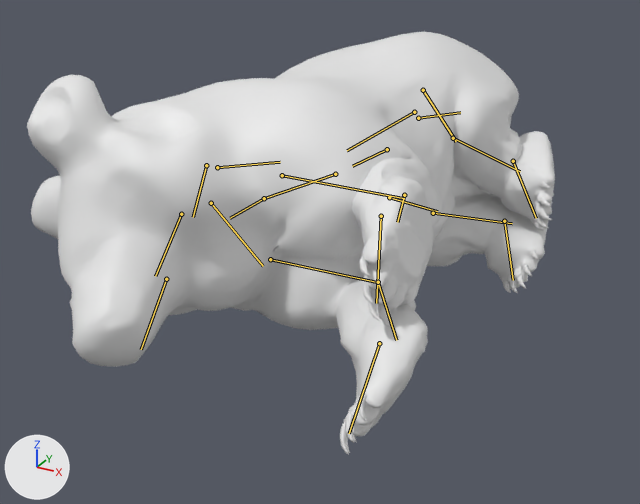
What one commit did to the glTF model 42/media/models_X/Skinned/NCBearCubGen.glb.
One viewpoint serves both versions: a 50 mm camera at (0.423, -1.017, 0.59) aimed at (-0.117, -0.036, 0.099). The lights are fixed; the arrows at lower left show +X, +Y and +Z. The picture after the commit comes second. Both versions are drawn at frame 34 of the action 'DeerStag_Death'; the numbers are the values there. The bones that change, and the others that lie on the model, are drawn over the model as lines.

Objects in the first picture: 'NCBearCub'.
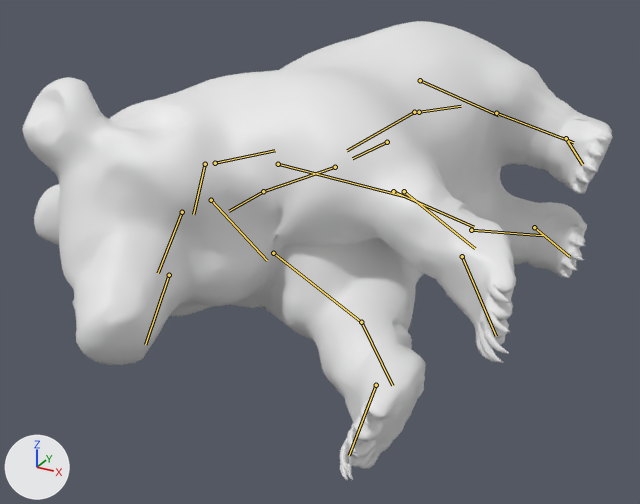
What changed in the scene script:
```text
Change bone_bip01_pelvis:
    where bone_bip01_pelvis = bpy.data.objects['Rig'].pose.bones['Bip01_Pelvis']  # child of 'Bip01'
    bone_bip01_pelvis.location: (-0.121, -0.011, 0.115) -> (-0.121, -0.01, 0.103)
    bone_bip01_pelvis.rotation_quaternion: (0.794, 0.011, 0.606, 0.046) -> (0.773, 0.011, 0.632, 0.049)  # degrees (15, 74, 18) -> degrees (21, 78, 24)
Change bone_bip01_l_thigh:
    where bone_bip01_l_thigh = bpy.data.objects['Rig'].pose.bones['Bip01_L_Thigh']  # child of 'Bip01_Pelvis'
    bone_bip01_l_thigh.rotation_quaternion: (0.969, -0.223, -0.07, 0.074) -> (0.996, 0.035, -0.086, 0.017)  # degrees (-26, -6, 10) -> degrees (4, -10, 2)
Change bone_bip01_l_calf:
    where bone_bip01_l_calf = bpy.data.objects['Rig'].pose.bones['Bip01_L_Calf']  # child of 'Bip01_L_Thigh'
    bone_bip01_l_calf.rotation_quaternion: (0.943, 0.331, -0.002, 0.031) -> (1.0, -0.003, 0.0, 0.0)  # degrees (39, -1, 3) -> degrees (0, 0, 0)
Change bone_bip01_l_foot:
    where bone_bip01_l_foot = bpy.data.objects['Rig'].pose.bones['Bip01_L_Foot']  # child of 'Bip01_L_Calf'
    bone_bip01_l_foot.rotation_quaternion: (0.954, 0.117, 0.275, 0.011) -> (0.999, 0.05, -0.012, -0.01)  # degrees (16, 32, 6) -> degrees (6, -1, -1)
Change bone_bip01_r_thigh:
    where bone_bip01_r_thigh = bpy.data.objects['Rig'].pose.bones['Bip01_R_Thigh']  # child of 'Bip01_Pelvis'
    bone_bip01_r_thigh.rotation_quaternion: (0.957, -0.196, -0.118, -0.179) -> (0.989, 0.131, -0.056, -0.03)  # degrees (-20, -17, -18) -> degrees (15, -6, -4)
Change bone_bip01_r_calf:
    where bone_bip01_r_calf = bpy.data.objects['Rig'].pose.bones['Bip01_R_Calf']  # child of 'Bip01_R_Thigh'
    bone_bip01_r_calf.rotation_quaternion: (0.973, 0.23, 0.001, -0.022) -> (1.0, -0.002, 0.0, 0.0)  # degrees (27, 1, -2) -> degrees (0, 0, 0)
Change bone_bip01_r_foot:
    where bone_bip01_r_foot = bpy.data.objects['Rig'].pose.bones['Bip01_R_Foot']  # child of 'Bip01_R_Calf'
    bone_bip01_r_foot.rotation_quaternion: (0.915, 0.006, -0.104, 0.389) -> (0.997, 0.081, 0.009, 0.014)  # degrees (-4, -11, 46) -> degrees (9, 1, 2)
Change bone_bip01_spine1:
    where bone_bip01_spine1 = bpy.data.objects['Rig'].pose.bones['Bip01_Spine1']  # child of 'Bip01_Spine'
    bone_bip01_spine1.rotation_quaternion: (0.999, 0.017, -0.017, -0.031) -> (0.999, 0.019, -0.009, -0.029)  # degrees (2, -2, -4) -> degrees (2, -1, -3)
Change bone_bip01_l_upperarm:
    where bone_bip01_l_upperarm = bpy.data.objects['Rig'].pose.bones['Bip01_L_UpperArm']  # child of 'Bip01_L_Clavicle'
    bone_bip01_l_upperarm.rotation_quaternion: (0.936, 0.291, -0.196, -0.014) -> (0.988, 0.096, 0.117, 0.018)  # degrees (36, -21, -9) -> degrees (11, 13, 3)
Change bone_bip01_l_forearm:
    where bone_bip01_l_forearm = bpy.data.objects['Rig'].pose.bones['Bip01_L_Forearm']  # child of 'Bip01_L_UpperArm'
    bone_bip01_l_forearm.rotation_quaternion: (0.773, -0.618, 0.008, 0.14) -> (1.0, -0.015, 0.0, 0.003)  # degrees (-76, 11, 12) -> degrees (-2, 0, 0)
Change bone_bip01_l_hand:
    where bone_bip01_l_hand = bpy.data.objects['Rig'].pose.bones['Bip01_L_Hand']  # child of 'Bip01_L_Forearm'
    bone_bip01_l_hand.rotation_quaternion: (0.777, 0.549, 0.146, 0.27) -> (0.976, 0.196, 0.018, -0.091)  # degrees (69, -4, 36) -> degrees (22, 4, -10)
Change bone_bip01_r_upperarm:
    where bone_bip01_r_upperarm = bpy.data.objects['Rig'].pose.bones['Bip01_R_UpperArm']  # child of 'Bip01_R_Clavicle'
    bone_bip01_r_upperarm.rotation_quaternion: (0.962, -0.094, 0.159, -0.199) -> (0.972, -0.23, 0.051, 0.019)  # degrees (-15, 16, -25) -> degrees (-27, 6, 1)
Change bone_bip01_r_forearm:
    where bone_bip01_r_forearm = bpy.data.objects['Rig'].pose.bones['Bip01_R_Forearm']  # child of 'Bip01_R_UpperArm'
    bone_bip01_r_forearm.rotation_quaternion: (0.975, -0.215, -0.003, -0.049) -> (1.0, -0.024, 0.0, -0.006)  # degrees (-25, -2, -5) -> degrees (-3, 0, -1)
Change bone_bip01_r_hand:
    where bone_bip01_r_hand = bpy.data.objects['Rig'].pose.bones['Bip01_R_Hand']  # child of 'Bip01_R_Forearm'
    bone_bip01_r_hand.rotation_quaternion: (0.937, 0.172, -0.261, 0.154) -> (0.983, 0.167, -0.017, 0.079)  # degrees (17, -33, 14) -> degrees (19, -3, 9)
```

Where the change shows, as pixel boxes (x1, y1, x2, y2) in the pictures (640 x 504 px):
'NCBearCub', posed (12% wider, 9% taller)
    before: (27, 32, 555, 454)
    after: (22, 21, 612, 481)
bone 'Bip01_Pelvis', root to tip
    before: (387, 149) to (352, 166)
    after: (387, 142) to (352, 158)
bone 'Bip01_L_Thigh', root to tip
    before: (423, 90) to (456, 141)
    after: (420, 80) to (498, 115)
bone 'Bip01_L_Calf', root to tip
    before: (453, 138) to (520, 171)
    after: (496, 113) to (573, 142)
bone 'Bip01_L_Foot', root to tip
    before: (513, 161) to (536, 218)
    after: (566, 138) to (582, 164)
bone 'Bip01_R_Thigh', root to tip
    before: (389, 197) to (437, 211)
    after: (393, 191) to (474, 227)
bone 'Bip01_R_Calf', root to tip
    before: (433, 213) to (512, 223)
    after: (471, 230) to (542, 235)
bone 'Bip01_R_Foot', root to tip
    before: (504, 221) to (513, 280)
    after: (534, 227) to (569, 256)
bone 'Bip01_Spine1', root to tip
    before: (264, 198) to (230, 218)
    after: (263, 191) to (229, 211)
bone 'Bip01_L_UpperArm', root to tip
    before: (282, 175) to (404, 198)
    after: (278, 164) to (403, 196)
bone 'Bip01_L_Forearm', root to tip
    before: (404, 195) to (397, 222)
    after: (404, 191) to (475, 248)
bone 'Bip01_L_Hand', root to tip
    before: (381, 216) to (376, 303)
    after: (462, 256) to (496, 336)
bone 'Bip01_R_UpperArm', root to tip
    before: (270, 259) to (376, 282)
    after: (273, 253) to (360, 321)
bone 'Bip01_R_Forearm', root to tip
    before: (378, 282) to (396, 340)
    after: (361, 322) to (392, 385)
bone 'Bip01_R_Hand', root to tip
    before: (379, 343) to (349, 433)
    after: (376, 385) to (349, 455)
